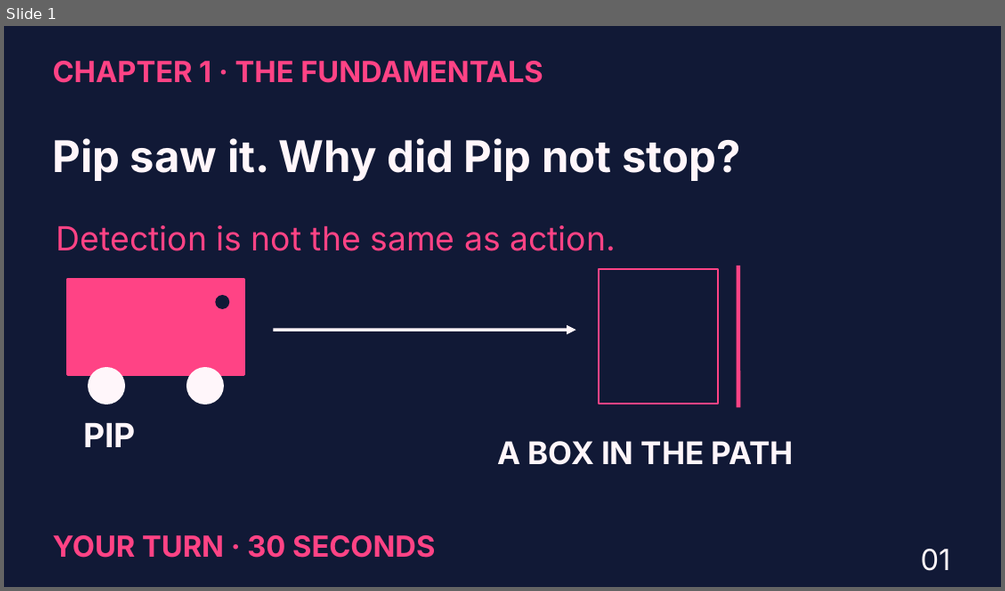
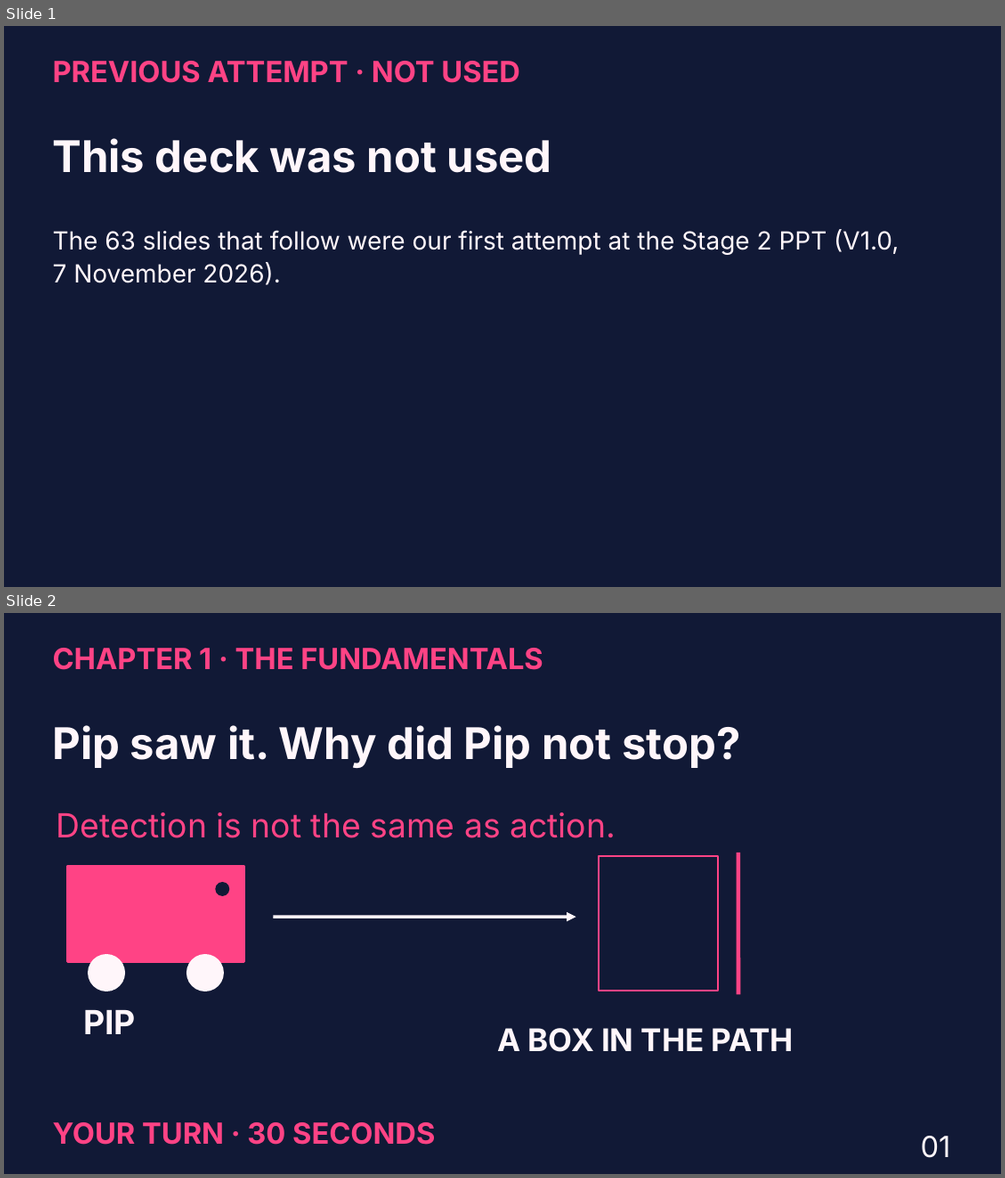
Before and after one commit to user-github-me/cs-ai-project-01, a slide deck: assets/presentations/stage2-teaching/BlueImpulse_Stage2_PPT_V1.pptx. Shown one above the other, each under a label of ours: slide 1 before the commit, slides 1 and 2 after it. The pictures are 1005x591 and 1005x1178 pixels, drawn with LibreOffice and Linux fonts; fonts in the diff are those of the drawing. Boxes give left, top, right and bottom in pixels: in the first picture for what was removed or moved away, otherwise in the second. Text is boxed around its words. In the diff, an @@ line names an element or a change of style, - is before the commit and + after.

```diff
--- a/assets/presentations/stage2-teaching/BlueImpulse_Stage2_PPT_V1.pptx
+++ b/assets/presentations/stage2-teaching/BlueImpulse_Stage2_PPT_V1.pptx
@@ slide 1 added at (x1=4, y1=26, x2=1001, y2=587), background #111936 @@
@@ text added at (x1=53, y1=61, x2=520, y2=83), 28 pt, text #FF4385, bold @@
+PREVIOUS ATTEMPT · NOT USED
@@ text added at (x1=53, y1=138, x2=552, y2=173), 42 pt, text #FFF6FA, bold @@
+This deck was not used
@@ text added at (x1=53, y1=229, x2=898, y2=285), 24 pt, text #FFF6FA @@
+The 63 slides that follow were our first attempt at the Stage 2 PPT (V1.0, 7 November 2026).
@@ what was slide 1 is now slide 2 @@
```
Also in this commit, not shown: 48 other files.
